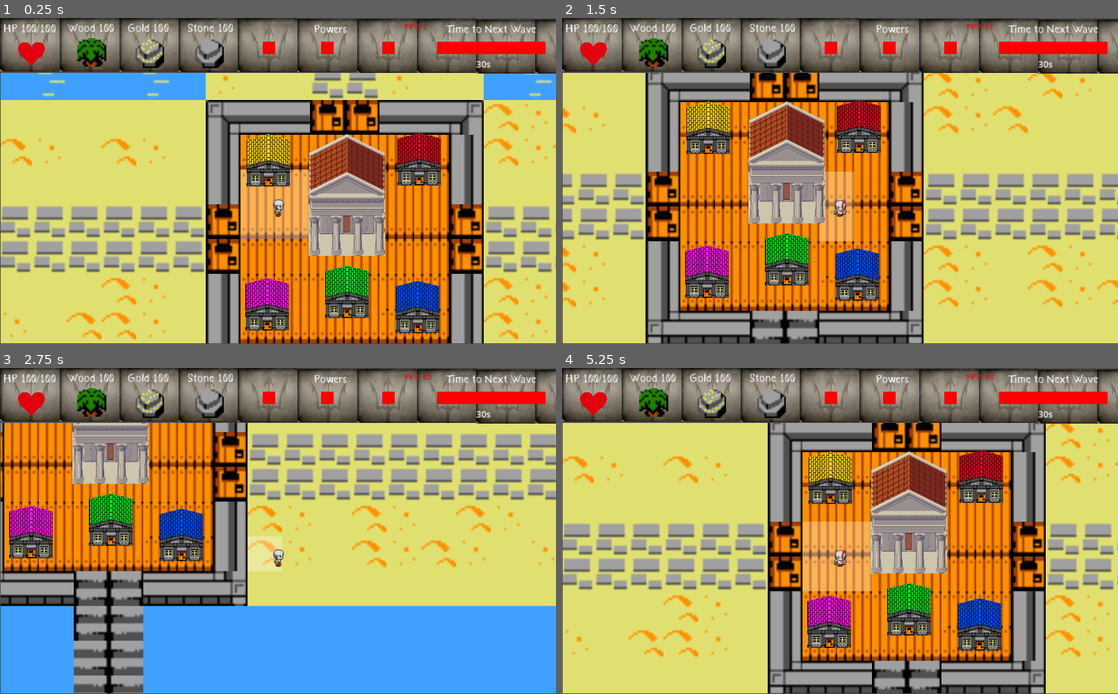
Above: before the commit, frames 1-4 (two rows, left to right).
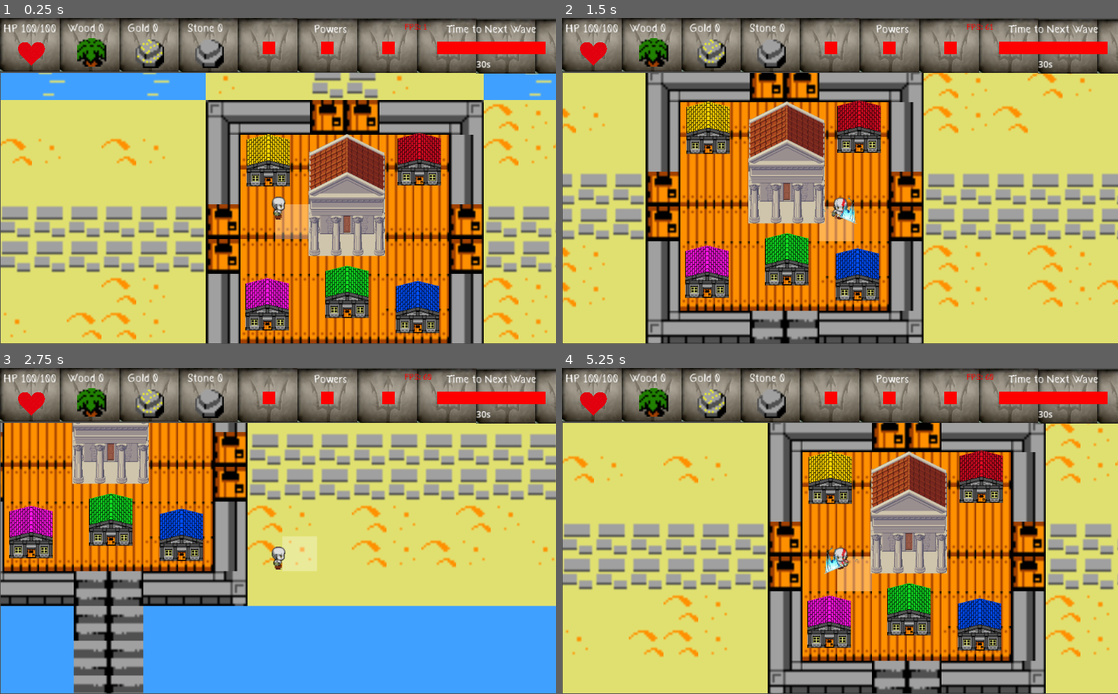
Above: after the commit, the same moments.

Repository: Christian2019/ProjetoAtenas
Game: Godot game, scene res://Scenes/MainScenes/Game_ViewPort.tscn
The game is run twice, just before and just after one commit, with the same random seed, the same clock (stepped at 60 frames per second) and the same inputs. Sound files missing from this copy of the repository are replaced by a short silence.
Inputs:
- Up to frame 1 (0.25 s): no input
- Up to frame 2 (1.5 s): tap Enter at 0.5 s; hold Right (Move_Right) 0.53-1.28 s; tap Space (Select) at 0.6, 1.35 s; hold Down (Move_Down) from 1.28 s (still down)
- Up to frame 3 (2.75 s): release Down (Move_Down) at 2.03 s; hold Right (Move_Right) from 2.03 s (still down); tap Space (Select) at 2.1 s
- Up to frame 4 (5.25 s): release Right (Move_Right) at 2.78 s; hold Up (Move_Up) 2.78-3.53 s; tap Space (Select) every 0.75 s from 2.85 to 5.1 s; hold Left (Move_Left) 3.53-5.03 s; hold Down (Move_Down) from 5.03 s (still down)

The runs differ from the first frame. In frame 1, 1.8% of the frame differs, in the area x 17-56%, y 1-68%; in frame 2, 0.9%; in frame 3, 1.5%; in frame 4, 2.2%, in the area x 17-56%, y 1-69%.

Commit message:
Mineracao

Diff:
--- /dev/null
+++ b/Scenes/Game/Collectable.tscn
@@ -0,0 +1,49 @@
+[gd_scene load_steps=7 format=3 uid="uid://kdg6o1rvx61b"]
+
+[ext_resource type="Script" path="res://Scripts/Collectable.gd" id="1_x44qc"]
+[ext_resource type="Texture2D" uid="uid://dbufixsjomww" path="res://Assets/Images/Resources/collectable/gold.png" id="1_xew8d"]
+[ext_resource type="Texture2D" uid="uid://dndlk5n0181fe" path="res://Assets/Images/Resources/collectable/stone.png" id="2_xmdqk"]
+[ext_resource type="Texture2D" uid="uid://ckthj0i3eeeaj" path="res://Assets/Images/Resources/collectable/wood.png" id="3_t4vjk"]
+
+[sub_resource type="SpriteFrames" id="SpriteFrames_6j8pb"]
+animations = [{
+"frames": [{
+"duration": 1.0,
+"texture": ExtResource("1_xew8d")
+}],
+"loop": true,
+"name": &"gold",
+"speed": 5.0
+}, {
+"frames": [{
+"duration": 1.0,
+"texture": ExtResource("2_xmdqk")
+}],
+"loop": true,
+"name": &"stone",
+"speed": 5.0
+}, {
+"frames": [{
+"duration": 1.0,
+"texture": ExtResource("3_t4vjk")
+}],
+"loop": true,
+"name": &"wood",
+"speed": 5.0
+}]
+
+[sub_resource type="RectangleShape2D" id="RectangleShape2D_qge0f"]
+
+[node name="Collectable" type="Node2D"]
+script = ExtResource("1_x44qc")
+
+[node name="AnimatedSprite2D" type="AnimatedSprite2D" parent="."]
+sprite_frames = SubResource("SpriteFrames_6j8pb")
+animation = &"wood"
+
+[node name="Area2D" type="Area2D" parent="."]
+
+[node name="CollisionShape2D" type="CollisionShape2D" parent="Area2D"]
+shape = SubResource("RectangleShape2D_qge0f")
+
+[connection signal="area_entered" from="Area2D" to="." method="_on_area_2d_area_entered"]
--- a/Scenes/Game/Constructions/Temple.tscn
+++ b/Scenes/Game/Constructions/Temple.tscn
@@ -1,8 +1,21 @@
-[gd_scene load_steps=2 format=3 uid="uid://cawqbopdr275u"]
+[gd_scene load_steps=4 format=3 uid="uid://cawqbopdr275u"]
 
 [ext_resource type="Texture2D" uid="uid://ds3xll5d3cnrc" path="res://Assets/Images/Constructions/Temple.png" id="1_8v1rt"]
+[ext_resource type="Script" path="res://Scripts/Temple.gd" id="1_48bon"]
+
+[sub_resource type="RectangleShape2D" id="RectangleShape2D_umayb"]
+size = Vector2(229, 356)
 
 [node name="Temple" type="Node2D"]
+script = ExtResource("1_48bon")
 
 [node name="Sprite2D" type="Sprite2D" parent="."]
 texture = ExtResource("1_8v1rt")
+
+[node name="Area2D" type="Area2D" parent="."]
+
+[node name="CollisionShape2D" type="CollisionShape2D" parent="Area2D"]
+position = Vector2(-1.5, 4)
+shape = SubResource("RectangleShape2D_umayb")
+
+[connection signal="area_entered" from="Area2D" to="." method="_on_area_2d_area_entered"]
--- a/Scenes/Game/Game.tscn
+++ b/Scenes/Game/Game.tscn
@@ -49,3 +49,6 @@
 
 [node name="Player" parent="." instance=ExtResource("5_x6q60")]
 position = Vector2(1157, 967)
+scale = Vector2(1.289, 1.289)
+
+[node name="Collectable_instances" type="Node2D" parent="."]
--- a/Scenes/Game/HUD.tscn
+++ b/Scenes/Game/HUD.tscn
@@ -1,6 +1,7 @@
-[gd_scene load_steps=8 format=3 uid="uid://b18nigm5wn5ab"]
+[gd_scene load_steps=9 format=3 uid="uid://b18nigm5wn5ab"]
 
 [ext_resource type="Texture2D" uid="uid://ctfkvpvb3tfp6" path="res://Assets/Images/HUD/background.png" id="1_2qrhs"]
+[ext_resource type="Script" path="res://Scripts/HUD.gd" id="1_60mgy"]
 [ext_resource type="FontFile" uid="uid://duy38o6o71nij" path="res://Assets/Fonts/Kurland.otf" id="2_owy1r"]
 [ext_resource type="Texture2D" uid="uid://dngj5ixcj4v7" path="res://Assets/Images/HUD/hearth.png" id="3_ew26g"]
 [ext_resource type="Texture2D" uid="uid://ywre30ix5f7t" path="res://Assets/Images/Resources/wood.png" id="4_ujb4v"]
@@ -12,6 +13,7 @@
 font_size = 20
 
 [node name="HUD" type="Node2D"]
+script = ExtResource("1_60mgy")
 
 [node name="Background" type="Node2D" parent="."]
 
--- a/Scenes/Game/player.tscn
+++ b/Scenes/Game/player.tscn
@@ -1,54 +1,55 @@
-[gd_scene load_steps=17 format=3 uid="uid://b8uain7bgtuua"]
+[gd_scene load_steps=25 format=3 uid="uid://cq8fbkkwauxoo"]
 
 [ext_resource type="Script" path="res://Scripts/player.gd" id="1_0mv22"]
-[ext_resource type="Texture2D" uid="uid://dgo7fp55j5bmt" path="res://Assets/Images/kratos_by_wrriter_d2wrdvq-fullview.png" id="1_fqdn1"]
+[ext_resource type="Texture2D" uid="uid://dgo7fp55j5bmt" path="res://Assets/Images/Player/kratos_by_wrriter_d2wrdvq-fullview.png" id="2_87jvl"]
+[ext_resource type="Texture2D" uid="uid://be0jxocrlx0v4" path="res://Assets/Images/Player/cutAnimation.png" id="3_m0ngc"]
 
 [sub_resource type="AtlasTexture" id="AtlasTexture_dbqgp"]
-atlas = ExtResource("1_fqdn1")
+atlas = ExtResource("2_87jvl")
 region = Rect2(32, 0, 32, 32)
 
 [sub_resource type="AtlasTexture" id="AtlasTexture_kvvc7"]
-atlas = ExtResource("1_fqdn1")
+atlas = ExtResource("2_87jvl")
 region = Rect2(0, 0, 32, 32)
 
 [sub_resource type="AtlasTexture" id="AtlasTexture_s1nr1"]
-atlas = ExtResource("1_fqdn1")
+atlas = ExtResource("2_87jvl")
 region = Rect2(64, 0, 32, 32)
 
 [sub_resource type="AtlasTexture" id="AtlasTexture_2pmey"]
-atlas = ExtResource("1_fqdn1")
+atlas = ExtResource("2_87jvl")
 region = Rect2(32, 32, 32, 32)
 
 [sub_resource type="AtlasTexture" id="AtlasTexture_v6vsi"]
-atlas = ExtResource("1_fqdn1")
+atlas = ExtResource("2_87jvl")
 region = Rect2(0, 32, 32, 32)
 
 [sub_resource type="AtlasTexture" id="AtlasTexture_8642q"]
-atlas = ExtResource("1_fqdn1")
+atlas = ExtResource("2_87jvl")
 region = Rect2(64, 32, 32, 32)
 
 [sub_resource type="AtlasTexture" id="AtlasTexture_j34hl"]
-atlas = ExtResource("1_fqdn1")
+atlas = ExtResource("2_87jvl")
 region = Rect2(32, 64, 32, 32)
 
 [sub_resource type="AtlasTexture" id="AtlasTexture_0on47"]
-atlas = ExtResource("1_fqdn1")
+atlas = ExtResource("2_87jvl")
 region = Rect2(0, 64, 32, 32)
 
 [sub_resource type="AtlasTexture" id="AtlasTexture_1pgjm"]
-atlas = ExtResource("1_fqdn1")
+atlas = ExtResource("2_87jvl")
 region = Rect2(64, 64, 32, 32)
 
 [sub_resource type="AtlasTexture" id="AtlasTexture_j2k0w"]
-atlas = ExtResource("1_fqdn1")
+atlas = ExtResource("2_87jvl")
 region = Rect2(32, 96, 32, 32)
 
 [sub_resource type="AtlasTexture" id="AtlasTexture_tbp3u"]
-atlas = ExtResource("1_fqdn1")
+atlas = ExtResource("2_87jvl")
 region = Rect2(0, 96, 32, 32)
 
 [sub_resource type="AtlasTexture" id="AtlasTexture_3p4u6"]
-atlas = ExtResource("1_fqdn1")
+atlas = ExtResource("2_87jvl")
 region = Rect2(64, 96, 32, 32)
 
 [sub_resource type="SpriteFrames" id="SpriteFrames_ddi15"]
@@ -122,6 +123,62 @@
 "speed": 7.0
 }]
 
+[sub_resource type="AtlasTexture" id="AtlasTexture_taocq"]
+atlas = ExtResource("3_m0ngc")
+region = Rect2(0, 0, 209, 259)
+
+[sub_resource type="AtlasTexture" id="AtlasTexture_18kcs"]
+atlas = ExtResource("3_m0ngc")
+region = Rect2(209, 0, 209, 259)
+
+[sub_resource type="AtlasTexture" id="AtlasTexture_6edoi"]
+atlas = ExtResource("3_m0ngc")
+region = Rect2(418, 0, 209, 259)
+
+[sub_resource type="AtlasTexture" id="AtlasTexture_7s2uy"]
+atlas = ExtResource("3_m0ngc")
+region = Rect2(627, 0, 209, 259)
+
+[sub_resource type="AtlasTexture" id="AtlasTexture_7l0r1"]
+atlas = ExtResource("3_m0ngc")
+region = Rect2(836, 0, 209, 259)
+
+[sub_resource type="AtlasTexture" id="AtlasTexture_ytbvk"]
+atlas = ExtResource("3_m0ngc")
+region = Rect2(1045, 0, 209, 259)
+
+[sub_resource type="SpriteFrames" id="SpriteFrames_pwiwe"]
+animations = [{
+"frames": [{
+"duration": 1.0,
+"texture": null
+}, {
+"duration": 1.0,
+"texture": SubResource("AtlasTexture_taocq")
+}, {
+"duration": 1.0,
+"texture": SubResource("AtlasTexture_18kcs")
+}, {
+"duration": 1.0,
+"texture": SubResource("AtlasTexture_6edoi")
+}, {
+"duration": 1.0,
+"texture": SubResource("AtlasTexture_7s2uy")
+}, {
+"duration": 1.0,
+"texture": SubResource("AtlasTexture_7l0r1")
+}, {
+"duration": 1.0,
+"texture": SubResource("AtlasTexture_ytbvk")
+}, {
+"duration": 1.0,
+"texture": null
+}],
+"loop": true,
+"name": &"Atack",
+"speed": 30.0
+}]
+
 [sub_resource type="RectangleShape2D" id="RectangleShape2D_5b8iw"]
 size = Vector2(32, 32)
 
@@ -130,9 +187,21 @@
 
 [node name="Animation" type="AnimatedSprite2D" parent="."]
 sprite_frames = SubResource("SpriteFrames_ddi15")
-animation = &"Up"
+animation = &"Right"
+
+[node name="CutAnimation" type="AnimatedSprite2D" parent="."]
+position = Vector2(0, 5.68434e-14)
+scale = Vector2(0.241627, 0.241627)
+sprite_frames = SubResource("SpriteFrames_pwiwe")
+animation = &"Atack"
+frame_progress = 0.835195
 
 [node name="Body" type="Area2D" parent="."]
 
 [node name="CollisionShape2D" type="CollisionShape2D" parent="Body"]
 shape = SubResource("RectangleShape2D_5b8iw")
+
+[node name="Timer" type="Timer" parent="."]
+autostart = true
+
+[connection signal="timeout" from="Timer" to="." method="_on_timer_timeout"]
--- /dev/null
+++ b/Scripts/Collectable.gd
@@ -0,0 +1,18 @@
+extends Node2D
+
+var isCarrying=false
+
+
+func _process(delta):
+	if (isCarrying):
+		global_position=Global.player.global_position
+
+func _on_area_2d_area_entered(area):
+	if (area.get_parent().name=="Player"):
+		var player = area.get_parent()
+		if (player.carryingItem==null):
+			player.carryingItem=self
+			visible=true
+			get_parent().call_deferred("remove_child",self)
+			player.call_deferred("add_child",self)
+			isCarrying=true
--- /dev/null
+++ b/Scripts/Global.gd
@@ -0,0 +1,3 @@
+extends Node
+
+var player
--- /dev/null
+++ b/Scripts/HUD.gd
@@ -0,0 +1,10 @@
+extends Node2D
+
+func _process(delta):
+	updateResources()
+
+func updateResources():
+	if (Global.player!=null):
+		$Frontground/Wood/Label.text =  str("Wood ",Global.player.wood)
+		$Frontground/Gold/Label.text =  str("Gold ",Global.player.gold)
+		$Frontground/Stone/Label.text =  str("Stone ",Global.player.stone)
--- a/Scripts/Start.gd
+++ /dev/null
@@ -1,13 +0,0 @@
-extends Node
-
-
-# Called when the node enters the scene tree for the first time.
-func _ready():
-
-
-	pass # Replace with function body.
-
-
-# Called every frame. 'delta' is the elapsed time since the previous frame.
-func _process(delta):
-	pass
--- /dev/null
+++ b/Scripts/Temple.gd
@@ -0,0 +1,17 @@
+extends Node2D
+
+
+
+func _on_area_2d_area_entered(area):
+	if (area.get_parent().name=="Player"):
+		var player = area.get_parent()
+		if (player.carryingItem!=null):
+			if (player.carryingItem.get_node("AnimatedSprite2D").animation=="wood"):
+				player.wood+=1
+			elif (player.carryingItem.get_node("AnimatedSprite2D").animation=="stone"):
+				player.stone+=1
+			elif (player.carryingItem.get_node("AnimatedSprite2D").animation=="gold"):
+				player.gold+=1
+
+			player.call_deferred("remove_child",player.carryingItem)
+			player.carryingItem=null
--- a/Scripts/player.gd
+++ b/Scripts/player.gd
@@ -1,19 +1,78 @@
 extends Node2D
 
 var speed = 5
+
+var wood =0
+var stone =0
+var gold =0
+
+var carryingItem
+
+var collectable = preload("res://Scenes/Game/Collectable.tscn")
+
+var playerRight=true
+
+var contactQuadrants = []
+
+var closerQuadrant
+#{vector2,index}
 
 func _ready():
 	$Animation.play("Right")
 
 
+var start_b = true
+func start():
+	if (start_b):
+		start_b = false
+		Global.player = self
+
 
 func _process(delta):
+	start()
 	animationController()
 	moveController()
-	get_parent()
+	getCloserQuadrant()
+	mining()
+
+func mining():
+	if Input.is_action_just_pressed("Select"):
+		if (playerRight):
+			$CutAnimation.flip_h=false
+		else:
+			$CutAnimation.flip_h=true
+		$CutAnimation.play()
+		if closerQuadrant!=null:
+			if closerQuadrant.get_node("Resource").visible:
+				closerQuadrant.get_node("Resource").visible=false
+				var collectable_instance = collectable.instantiate()
+
+				if (closerQuadrant.get_node("Resource").animation=="wood"):
+					collectable_instance.get_node("AnimatedSprite2D").animation="wood"
+				elif (closerQuadrant.get_node("Resource").animation=="gold"):
+					collectable_instance.get_node("AnimatedSprite2D").animation="gold"
+				elif (closerQuadrant.get_node("Resource").animation=="stone"):
+					collectable_instance.get_node("AnimatedSprite2D").animation="stone"
+
+				collectable_instance.global_position=closerQuadrant.get_node("Resource").global_position
+				get_parent().get_node("Collectable_instances").add_child(collectable_instance)
 
 
+func getCloserQuadrant():
+	for i in range(0,contactQuadrants.size(),1):
+		contactQuadrants[i].get_node("ColorRect").visible=false
+		if (closerQuadrant==null):
+			closerQuadrant=contactQuadrants[i]
+		elif(position.distance_to(contactQuadrants[i].position)<position.distance_to(closerQuadrant.position)):
+			closerQuadrant.get_node("ColorRect").visible=false
+			closerQuadrant=contactQuadrants[i]
+	if (closerQuadrant!=null):
+		closerQuadrant.get_node("ColorRect").visible=true
+
 func animationController():
+	if ($CutAnimation.frame==6):
+		$CutAnimation.frame=0
+		$CutAnimation.stop()
 	if Input.is_action_pressed("Move_Down"):
 		$Animation.play("Down")
 	elif Input.is_action_pressed("Move_Up"):
@@ -33,6 +92,12 @@
 	elif Input.is_action_pressed("Move_Up"):
 		position.y-=speed
 	elif Input.is_action_pressed("Move_Right"):
+		playerRight=true
 		position.x+=speed
 	elif Input.is_action_pressed("Move_Left"):
+		playerRight=false
 		position.x-=speed
+
+
+func _on_timer_timeout():
+	pass
--- a/Scripts/quadrant.gd
+++ b/Scripts/quadrant.gd
@@ -1,11 +1,14 @@
 extends Area2D
+
 
 
 func _on_area_entered(area):
 	if (area.get_parent().name=="Player"):
-		$ColorRect.visible=true
+		area.get_parent().contactQuadrants.append(self)
+
 
 
 func _on_area_exited(area):
 	if (area.get_parent().name=="Player"):
+		area.get_parent().contactQuadrants.erase(self)
 		$ColorRect.visible=false
--- a/project.godot
+++ b/project.godot
@@ -17,7 +17,7 @@
 
 [autoload]
 
-Start="*res://Scripts/Start.gd"
+Global="*res://Scripts/Global.gd"
 
 [display]
 
Binary file added: Assets/Images/Player/cutAnimation.png
Not shown, added: Assets/Images/Player/cutAnimation.png.import
Renamed: Assets/Images/kratos_by_wrriter_d2wrdvq-fullview.png -> Assets/Images/Player/kratos_by_wrriter_d2wrdvq-fullview.png
Not shown, added: Assets/Images/Player/kratos_by_wrriter_d2wrdvq-fullview.png.import
Binary file added: Assets/Images/Resources/collectable/gold.png
Not shown, added: Assets/Images/Resources/collectable/gold.png.import
Binary file added: Assets/Images/Resources/collectable/stone.png
Not shown, added: Assets/Images/Resources/collectable/stone.png.import
Binary file added: Assets/Images/Resources/collectable/wood.png
Not shown, changed: Assets/Images/Resources/collectable/wood.png.import
Not shown, changed: Documentation/Done.txt
Not shown, changed: Documentation/ToDo.txt
(and 1 more such lines)
